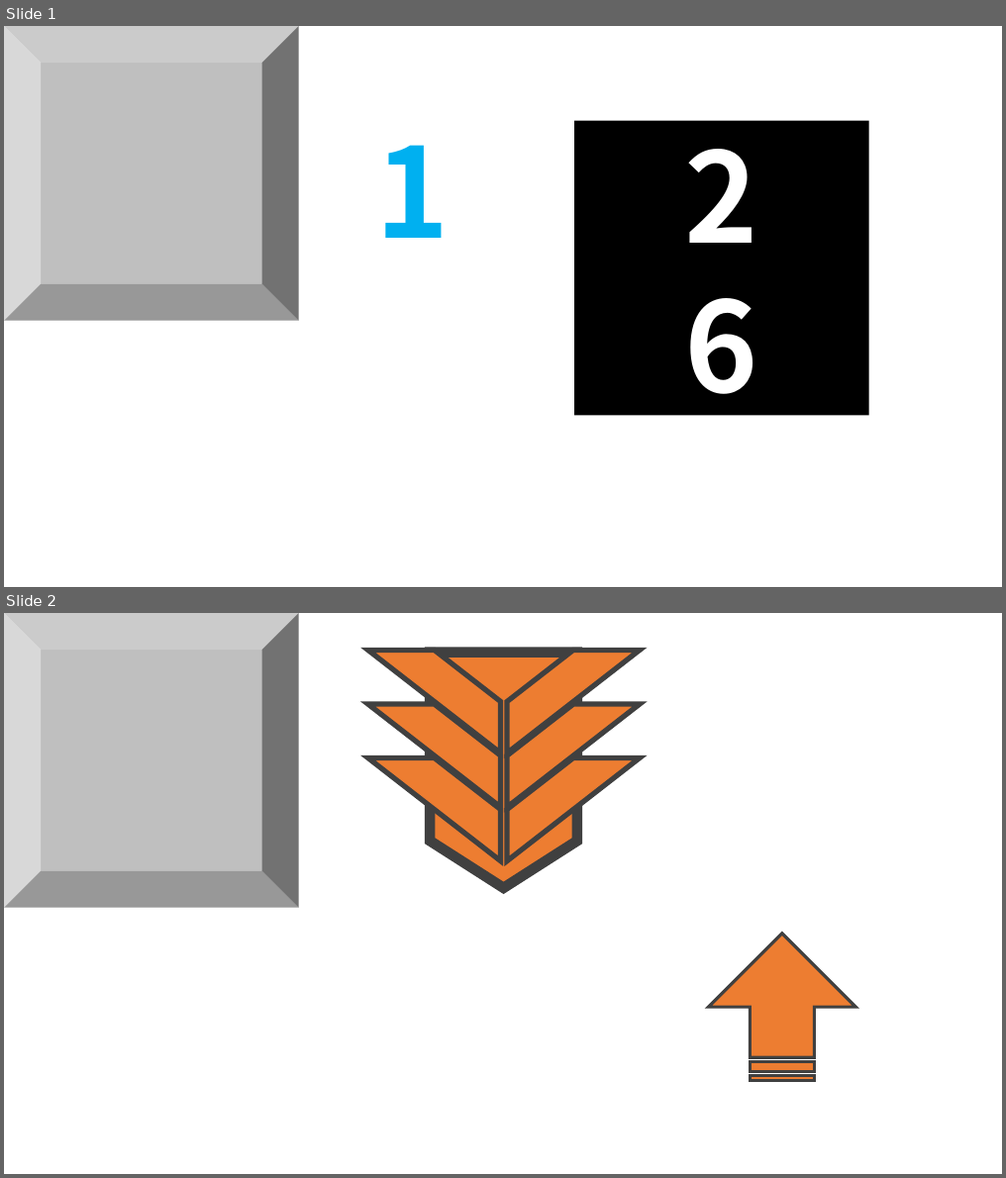
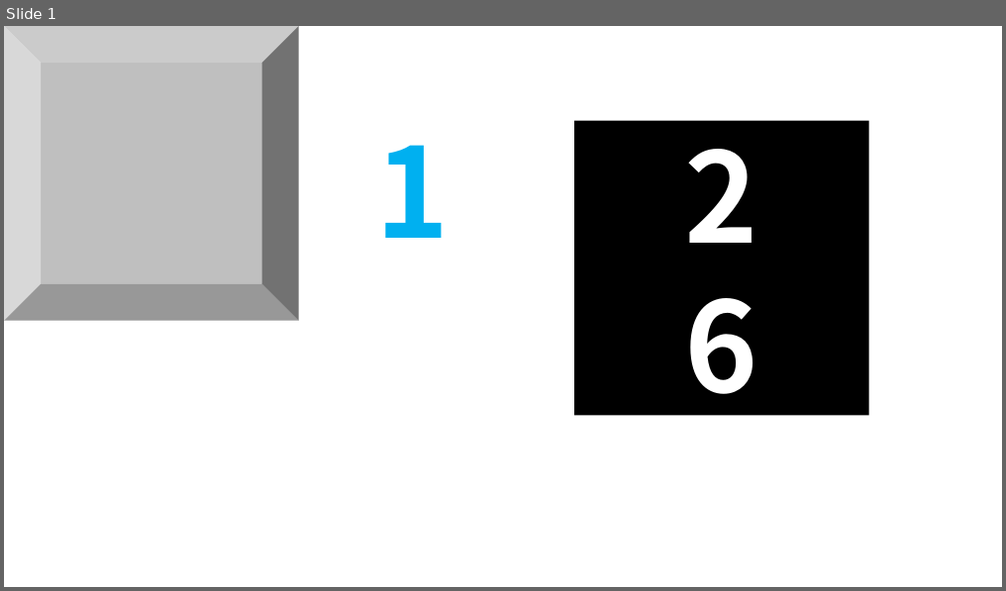
Before and after one commit to nfls/game-minesweeper3d, a slide deck: Assets/Sources/Sources.pptx. Shown one above the other, each under a label of ours: slides 1 and 2 before the commit, slide 1 after it. The pictures are 1006x1178 and 1006x591 pixels, drawn with LibreOffice and Linux fonts; fonts in the diff are those of the drawing. Boxes give left, top, right and bottom in pixels: in the first picture for what was removed or moved away, otherwise in the second. Text is boxed around its words. In the diff, an @@ line names an element or a change of style, - is before the commit and + after.

```diff
--- a/Assets/Sources/Sources.pptx
+++ b/Assets/Sources/Sources.pptx
@@ slide 2 removed at <box>4,613,1002,1174</box>, background #FFFFFF @@
@@ bevel removed at <box>4,613,299,908</box> @@
@@ diag stripe removed at <box>368,650,500,753</box> @@
@@ flow chart offpage connector removed at <box>430,653,577,888</box> @@
@@ diag stripe removed at <box>507,650,640,753</box> @@
@@ diag stripe removed at <box>368,704,500,808</box> @@
@@ diag stripe removed at <box>507,704,640,808</box> @@
@@ diag stripe removed at <box>368,759,500,861</box> @@
@@ diag stripe removed at <box>507,759,640,861</box> @@
@@ striped right arrow removed at <box>709,934,856,1081</box> @@
```
Also in this commit, not shown: 1 slide added, 51 other files.
